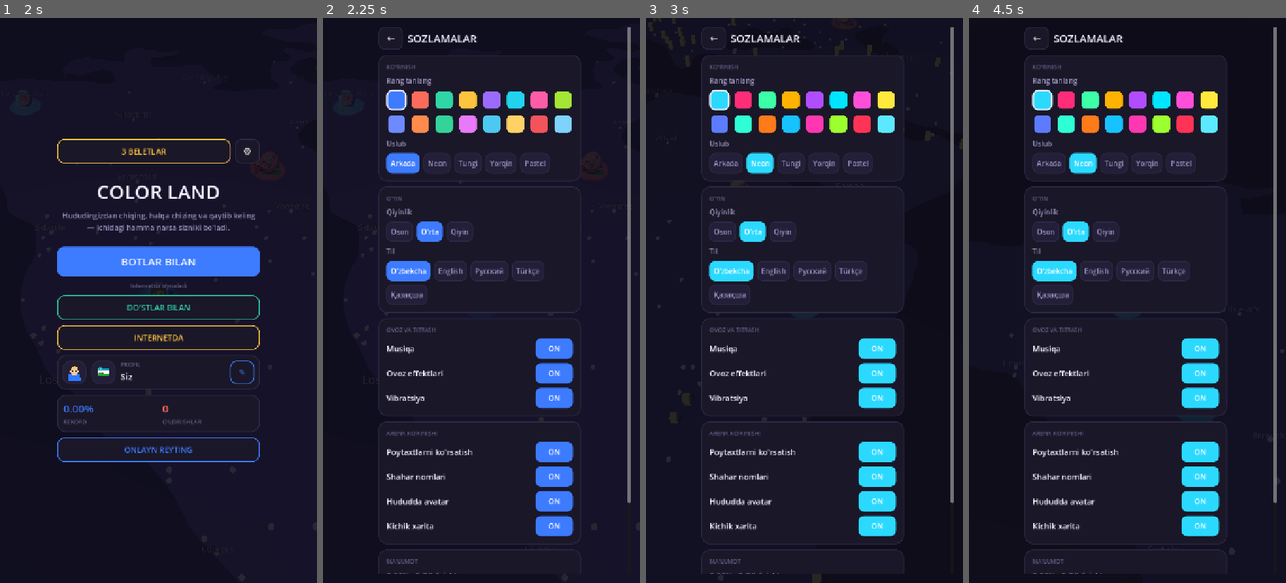
Above: before the commit, frames 1-4 (left to right).
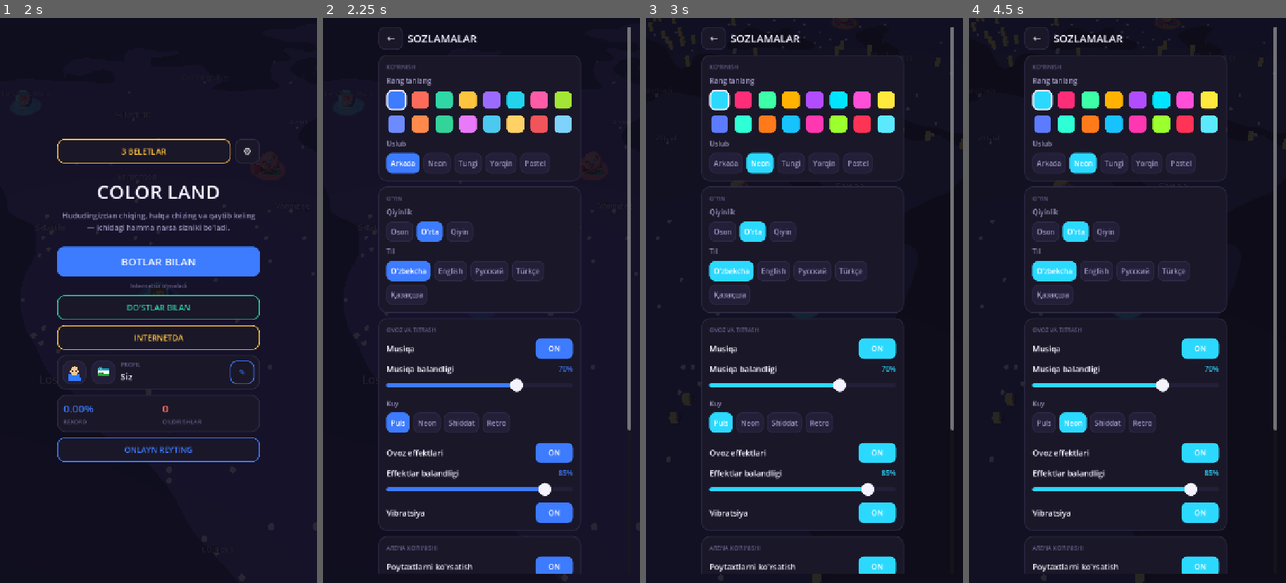
Above: after the commit, the same moments.

Repository: shogoyos-dotcom/birga
Game: Godot game, scene res://scenes/main.tscn
Same seed, same stepped clock (60 frames per second), same inputs: the game is played once before the commit and once after it. Sound files missing from this copy of the repository are replaced by a short silence.
Inputs (mouse positions are in pixels of both pictures, inside the frame that each line leads up to):
- Up to frame 1 (2 s): click "3 BELETLAR" at 0.5 s; click "←" at 1.25 s
- Up to frame 2 (2.25 s): click "⚙" at 2 s
- Up to frame 3 (3 s): click "Neon" at 2.75 s
- Up to frame 4 (4.5 s): click (1045, 424) at 3.5 s, where only the run after the commit has a clickable "Puls"; click "Neon" at 4.25 s

Frame 1 is identical in both runs. In frame 2, 5.6% of the frame differs, in the area x 17-98%, y 61-99%; in frame 3, 5.7%; in frame 4, 6.5%, in the area x 0-100%, y 0-100%.

Commit message:
Yangi musiqa, balandlik slayderlari va iOS eksporti
Musiqa butunlay qayta yozildi: eski chiptune o'rniga uchta kuy —
"Puls" (112 BPM), "Neon" (92 BPM) va "Shiddat" (140 BPM). Eskisi
"Retro" nomi bilan qoldi, jami to'rtta tanlov.

tool/make_music.py — additiv sintez (garmonikalar yig'indisi,
shuning uchun aliasing yo'q), ADSR konverti, sintez qilingan
baraban, aks-sado va FFT-reverb. Ikki o'lchov muhim bo'ldi:

  * Master EQ. Bassda quvvatning 77% i to'planardi, telefon
    karnayi esa 400 Gc dan pastini chiqarmaydi — kuy loyqa
    eshitilardi. EQ dan keyin taqsimot 40/27/24/4/5%.
  * tanh o'rniga limiter. tanh cho'qqilarni yanchib garmonik
    buzilish berardi; OGG dekodlashda cho'qqi 0.62 dan 1.03 ga
    chiqib kesilardi. Endi 0.87-0.91, buzilishsiz.

Halqa uzluksiz (reverb dumi boshiga qo'shiladi) va uchala kuy bir
xil balandlikka keltirilgan.

Balandlik: "Music" va "Sfx" avtobuslari qo'shildi
(default_bus_layout.tres). Miks har bir ovozning o'z volume_db
sida qoladi, o'yinchi sozlagan balandlik esa avtobusda — shuning
uchun slayder miksni buzmaydi. Foiz dB ga pow(level, 1.7) bilan
o'giriladi, 0% da avtobus o'chadi.

Slayderlar sozlamalar va pauza ekranlarida; kuy tanlovi
sozlamalarda, bosilganda darhol eshitiladi.

iOS: preset qo'shildi va tekshirildi — Xcode loyihasi Linux'da
ham to'liq yig'iladi, .ipa uchungina Mac kerak. Rasm tanlash iOS
qumsalonini hisobga oladi.

tools/audiotest.gd — 37 ta tekshiruv: avtobuslar, balandlik egri
chizig'i, kuy almashtirish, hamma faylning yuklanishi.

UiKit._grabber endi statik ro'yxatda saqlanmaydi: statik
o'zgaruvchidagi resurs chiqishda "hali ishlatilmoqda" deb
ogohlantirardi va 5 MB ushlab turardi.

Tekshirildi: 207 + 37 test, 30 ta o'yin (nosozlik yo'q, natijalar
o'zgarmagan), 36 qadamli interfeys sinovi, Linux eksporti ishga
tushdi, APK 28.0 MB imzolangan.

Co-Authored-By: Claude Opus 5 <noreply@anthropic.com>
Claude-Session: https://claude.ai/code/session_01VVczhdg6N5Lxf1gePGp9Q2

Diff:
--- a/color_land_3d/data/strings.json
+++ b/color_land_3d/data/strings.json
@@ -51,6 +51,8 @@
     "modeOnline": "Internetda",
     "modeOnlineHint": "Server manzili kerak",
     "music": "Musiqa",
+    "musicTrack": "Kuy",
+    "musicVolume": "Musiqa balandligi",
     "myPhoto": "Mening rasmim",
     "newRecord": "Yangi rekord!",
     "nickname": "Taxallus",
@@ -96,6 +98,7 @@
     "showCityNames": "Shahar nomlari",
     "showFlags": "Hududda avatar",
     "sound": "Ovoz effektlari",
+    "soundVolume": "Effektlar balandligi",
     "tabEmoji": "Emoji",
     "tabFigure": "Odam",
     "tabFlag": "Bayroq",
@@ -111,6 +114,10 @@
     "tickets": "Beletlar",
     "ticketsAdded": "Beletlar qo'shildi",
     "time": "Vaqt",
+    "trackNeon": "Neon",
+    "trackPulse": "Puls",
+    "trackRetro": "Retro",
+    "trackSprint": "Shiddat",
     "uploadPhoto": "Rasm yuklash",
     "vibration": "Vibratsiya",
     "watchAd": "Reklama ko'rish",
@@ -169,6 +176,8 @@
     "modeOnline": "Online",
     "modeOnlineHint": "Needs a server address",
     "music": "Music",
+    "musicTrack": "Track",
+    "musicVolume": "Music volume",
     "myPhoto": "My photo",
     "newRecord": "New record!",
     "nickname": "Nickname",
@@ -214,6 +223,7 @@
     "showCityNames": "City names",
     "showFlags": "Avatar on territory",
     "sound": "Sound effects",
+    "soundVolume": "Effects volume",
     "tabEmoji": "Emoji",
     "tabFigure": "Person",
     "tabFlag": "Flag",
@@ -229,6 +239,10 @@
     "tickets": "Tickets",
     "ticketsAdded": "Tickets added",
     "time": "Time",
+    "trackNeon": "Neon",
+    "trackPulse": "Pulse",
+    "trackRetro": "Retro",
+    "trackSprint": "Sprint",
     "uploadPhoto": "Upload a photo",
     "vibration": "Vibration",
     "watchAd": "Watch an ad",
@@ -287,6 +301,8 @@
     "modeOnline": "В интернете",
     "modeOnlineHint": "Нужен адрес сервера",
     "music": "Музыка",
+    "musicTrack": "Мелодия",
+    "musicVolume": "Громкость музыки",
     "myPhoto": "Моё фото",
     "newRecord": "Новый рекорд!",
     "nickname": "Никнейм",
@@ -332,6 +348,7 @@
     "showCityNames": "Названия городов",
     "showFlags": "Аватар на территории",
     "sound": "Звуковые эффекты",
+    "soundVolume": "Громкость эффектов",
     "tabEmoji": "Эмодзи",
     "tabFigure": "Человек",
     "tabFlag": "Флаг",
@@ -347,6 +364,10 @@
     "tickets": "Билеты",
     "ticketsAdded": "Билеты добавлены",
     "time": "Время",
+    "trackNeon": "Неон",
+    "trackPulse": "Пульс",
+    "trackRetro": "Ретро",
+    "trackSprint": "Рывок",
     "uploadPhoto": "Загрузить фото",
     "vibration": "Вибрация",
     "watchAd": "Посмотреть рекламу",
@@ -405,6 +426,8 @@
     "modeOnline": "İnternette",
     "modeOnlineHint": "Sunucu adresi gerekir",
     "music": "Müzik",
+    "musicTrack": "Parça",
+    "musicVolume": "Müzik sesi",
     "myPhoto": "Fotoğrafım",
     "newRecord": "Yeni rekor!",
     "nickname": "Takma ad",
@@ -450,6 +473,7 @@
     "showCityNames": "Şehir adları",
     "showFlags": "Bölgede avatar",
     "sound": "Ses efektleri",
+    "soundVolume": "Efekt sesi",
     "tabEmoji": "Emoji",
     "tabFigure": "Kişi",
     "tabFlag": "Bayrak",
@@ -465,6 +489,10 @@
     "tickets": "Biletler",
     "ticketsAdded": "Biletler eklendi",
     "time": "Süre",
+    "trackNeon": "Neon",
+    "trackPulse": "Nabız",
+    "trackRetro": "Retro",
+    "trackSprint": "Sprint",
     "uploadPhoto": "Fotoğraf yükle",
     "vibration": "Titreşim",
     "watchAd": "Reklam izle",
@@ -523,6 +551,8 @@
     "modeOnline": "Интернетте",
     "modeOnlineHint": "Сервер мекенжайы қажет",
     "music": "Музыка",
+    "musicTrack": "Әуен",
+    "musicVolume": "Музыка дыбысы",
     "myPhoto": "Менің суретім",
     "newRecord": "Жаңа рекорд!",
     "nickname": "Лақап ат",
@@ -568,6 +598,7 @@
     "showCityNames": "Қала атаулары",
     "showFlags": "Аумақта аватар",
     "sound": "Дыбыс эффектілері",
+    "soundVolume": "Эффект дыбысы",
     "tabEmoji": "Эмодзи",
     "tabFigure": "Адам",
     "tabFlag": "Жалау",
@@ -583,6 +614,10 @@
     "tickets": "Билеттер",
     "ticketsAdded": "Билеттер қосылды",
     "time": "Уақыт",
+    "trackNeon": "Неон",
+    "trackPulse": "Пульс",
+    "trackRetro": "Ретро",
+    "trackSprint": "Серпіліс",
     "uploadPhoto": "Сурет жүктеу",
     "vibration": "Діріл",
     "watchAd": "Жарнама көру",
--- /dev/null
+++ b/color_land_3d/default_bus_layout.tres
@@ -0,0 +1,15 @@
+[gd_resource type="AudioBusLayout" format=3]
+
+[resource]
+bus/1/name = &"Music"
+bus/1/solo = false
+bus/1/mute = false
+bus/1/bypass_fx = false
+bus/1/volume_db = 0.0
+bus/1/send = &"Master"
+bus/2/name = &"Sfx"
+bus/2/solo = false
+bus/2/mute = false
+bus/2/bypass_fx = false
+bus/2/volume_db = 0.0
+bus/2/send = &"Master"
--- a/color_land_3d/project.godot
+++ b/color_land_3d/project.godot
@@ -39,6 +39,13 @@
 textures/default_filters/anisotropic_filtering_level=0
 anti_aliasing/quality/msaa_3d=1
 
+[audio]
+
+; "Music" va "Sfx" avtobuslari — o'yinchi sozlagan balandlik shu
+; yerda qo'llanadi, miks esa har bir ovozning o'z `volume_db` sida
+; qoladi.
+buses/default_bus_layout="res://default_bus_layout.tres"
+
 [physics]
 
 common/physics_ticks_per_second=60
--- a/color_land_3d/scripts/app/audio.gd
+++ b/color_land_3d/scripts/app/audio.gd
@@ -3,8 +3,16 @@
 ## Ovoz effektlari, fon musiqasi va vibratsiya.
 ##
 ## Avtoyuklanadigan (autoload) tugun — har joydan `Audio.tap()` deb
-## chaqirsa bo'ladi. Fayllar `assets/audio/` da va kod bilan
-## yaratilgan (../color_land/tool/make_audio.py).
+## chaqirsa bo'ladi.
+##
+## Balandlik ikki qatlamda boshqariladi:
+##   * har bir ovozning o'z `volume_db` si — miksni muvozanatlaydi
+##     (masalan o'lim tovushi "tap" dan balandroq);
+##   * "Music" va "Sfx" avtobuslari — o'yinchi sozlagan balandlik.
+## Shuning uchun slayderni surish miksni buzmaydi.
+##
+## Fayllar `assets/audio/` da va kod bilan yaratilgan:
+## musiqa — `tool/make_music.py`, effektlar — `../color_land/tool/make_audio.py`.
 
 const SFX := {
 	"capture": "res://assets/audio/capture.ogg",
@@ -12,49 +20,183 @@
 	"death": "res://assets/audio/death.ogg",
 	"tap": "res://assets/audio/tap.ogg",
 }
-const MUSIC_PATH := "res://assets/audio/music.ogg"
+
+## Har bir effektning miksdagi o'rni (dB).
+const SFX_LEVEL := {
+	"capture": -5.0,
+	"kill": -6.0,
+	"death": -4.0,
+	"tap": -11.0,
+}
+
+## Tanlanadigan kuylar. `key` — `data/strings.json` dagi nom kaliti.
+const TRACKS: Array[Dictionary] = [
+	{
+		"id": "pulse",
+		"key": "trackPulse",
+		"path": "res://assets/audio/music_pulse.ogg",
+	},
+	{
+		"id": "neon",
+		"key": "trackNeon",
+		"path": "res://assets/audio/music_neon.ogg",
+	},
+	{
+		"id": "sprint",
+		"key": "trackSprint",
+		"path": "res://assets/audio/music_sprint.ogg",
+	},
+	{
+		"id": "retro",
+		"key": "trackRetro",
+		"path": "res://assets/audio/music.ogg",
+	},
+]
+
+const DEFAULT_TRACK := "pulse"
+
+## Avtobus nomlari.
+const MUSIC_BUS := "Music"
+const SFX_BUS := "Sfx"
+
+## 100% da avtobusning kuchaytirishi (dB). Musiqa fon bo'lib
+## tursin — shuning uchun effektlardan pastroq.
+const MUSIC_TRIM := -7.0
+const SFX_TRIM := -1.0
+
+## Kuy almashganda qancha vaqtda ko'tariladi (soniya).
+const FADE := 0.4
 
 var music_enabled := true
 var sound_enabled := true
 var vibration_enabled := true
 
+## 0..100. Noldan katta bo'lsa ham `music_enabled` o'chiq bo'lsa jim.
+var music_volume := 70
+var sound_volume := 85
+
+var track_id := DEFAULT_TRACK
+
 var _players: Dictionary = {}
 var _music: AudioStreamPlayer
+var _fade: Tween
 
 func _ready() -> void:
 	process_mode = Node.PROCESS_MODE_ALWAYS
+	_ensure_buses()
+
 	for key: String in SFX:
 		var player := AudioStreamPlayer.new()
 		player.stream = load(SFX[key])
-		player.volume_db = -6.0
+		player.volume_db = float(SFX_LEVEL.get(key, -6.0))
+		player.bus = SFX_BUS
 		add_child(player)
 		_players[key] = player
 
 	_music = AudioStreamPlayer.new()
-	var stream: AudioStream = load(MUSIC_PATH)
-	# Kuy uzluksiz takrorlansin.
-	if stream is AudioStreamOggVorbis:
-		(stream as AudioStreamOggVorbis).loop = true
-	_music.stream = stream
-	_music.volume_db = -14.0
+	_music.bus = MUSIC_BUS
 	add_child(_music)
+	_load_track(track_id)
+	_push_volumes()
+
+## Avtobuslar `default_bus_layout.tres` dan keladi. Agar u biron
+## sababdan yuklanmasa, o'yin ovozsiz qolmasin — shu yerda yaratiladi.
+func _ensure_buses() -> void:
+	for name: String in [MUSIC_BUS, SFX_BUS]:
+		if AudioServer.get_bus_index(name) >= 0:
+			continue
+		var index := AudioServer.bus_count
+		AudioServer.add_bus(index)
+		AudioServer.set_bus_name(index, name)
+		AudioServer.set_bus_send(index, "Master")
 
 ## Sozlamalarni qo'llaydi.
-func apply(music: bool, sound: bool, vibration: bool) -> void:
-	sound_enabled = sound
-	vibration_enabled = vibration
-	set_music_enabled(music)
+func apply(store: SettingsStore) -> void:
+	sound_enabled = store.sound_enabled
+	vibration_enabled = store.vibration_enabled
+	music_volume = store.music_volume
+	sound_volume = store.sound_volume
+	_push_volumes()
+	set_track(store.music_track)
+	set_music_enabled(store.music_enabled)
 
 func set_music_enabled(value: bool) -> void:
 	music_enabled = value
 	if value:
 		if not _music.playing:
 			_music.play()
+			_fade_in()
 	else:
 		_music.stop()
 
+## Kuyni almashtiradi. O'ynab turgan bo'lsa yangisi yumshoq ko'tariladi.
+func set_track(id: String) -> void:
+	if id == track_id:
+		return
+	_load_track(id)
+	if music_enabled:
+		_music.play()
+		_fade_in()
+
+func _load_track(id: String) -> void:
+	var path := ""
+	for track: Dictionary in TRACKS:
+		if track["id"] == id:
+			path = track["path"]
+			break
+	if path.is_empty():
+		id = DEFAULT_TRACK
+		path = TRACKS[0]["path"]
+	track_id = id
+	var stream: AudioStream = load(path)
+	# Kuy uzluksiz takrorlansin.
+	if stream is AudioStreamOggVorbis:
+		(stream as AudioStreamOggVorbis).loop = true
+	_music.stream = stream
+
+func _fade_in() -> void:
+	if _fade != null and _fade.is_valid():
+		_fade.kill()
+	_music.volume_db = -24.0
+	_fade = create_tween()
+	_fade.tween_property(_music, "volume_db", 0.0, FADE)
+
+## Musiqa balandligi (0..100).
+func set_music_volume(percent: int) -> void:
+	music_volume = clampi(percent, 0, 100)
+	_push_volumes()
+
+## Effektlar balandligi (0..100).
+func set_sound_volume(percent: int) -> void:
+	sound_volume = clampi(percent, 0, 100)
+	_push_volumes()
+
+func _push_volumes() -> void:
+	_set_bus(MUSIC_BUS, music_volume, MUSIC_TRIM)
+	_set_bus(SFX_BUS, sound_volume, SFX_TRIM)
+
+func _set_bus(name: String, percent: int, trim: float) -> void:
+	var index := AudioServer.get_bus_index(name)
+	if index < 0:
+		return
+	var level := clampf(percent / 100.0, 0.0, 1.0)
+	AudioServer.set_bus_mute(index, level <= 0.0)
+	if level <= 0.0:
+		return
+	# Daraja kvadratga yaqin egri chiziq bilan o'giriladi — slayder
+	# o'rtasida ovoz "yarmi" bo'lib eshitiladi.
+	AudioServer.set_bus_volume_db(index, linear_to_db(pow(level, 1.7)) + trim)
+
+func _exit_tree() -> void:
+	# Tugun daraxtdan chiqqanda o'ynab turgan oqim AudioServer'da
+	# osilib qolmasin. (Ilova to'liq yopilganda Godot baribir
+	# "leaked instance" deb ogohlantiradi — bu dvigatelning o'z
+	# yopilish tartibi, o'zgarishdan oldin ham shunaqa edi.)
+	if _music != null and _music.playing:
+		_music.stop()
+
 func _play(key: String) -> void:
-	if not sound_enabled:
+	if not sound_enabled or sound_volume <= 0:
 		return
 	var player: AudioStreamPlayer = _players.get(key)
 	if player != null:
--- a/color_land_3d/scripts/app/settings_store.gd
+++ b/color_land_3d/scripts/app/settings_store.gd
@@ -133,6 +133,21 @@
 	get: return bool(_read("vibration", true))
 	set(value): _write("vibration", value)
 
+## Musiqa balandligi, 0..100.
+var music_volume: int:
+	get: return clampi(int(_read("music_volume", 70)), 0, 100)
+	set(value): _write("music_volume", clampi(value, 0, 100))
+
+## Ovoz effektlari balandligi, 0..100.
+var sound_volume: int:
+	get: return clampi(int(_read("sound_volume", 85)), 0, 100)
+	set(value): _write("sound_volume", clampi(value, 0, 100))
+
+## Tanlangan kuy: "pulse", "neon", "sprint" yoki "retro".
+var music_track: String:
+	get: return str(_read("music_track", "pulse"))
+	set(value): _write("music_track", value)
+
 # ——— Tarmoq ———
 
 ## Oxirgi kiritilgan xona manzili (mahalliy tarmoq).
--- a/color_land_3d/scripts/render/game_view.gd
+++ b/color_land_3d/scripts/render/game_view.gd
@@ -83,8 +83,7 @@
 	Strings.set_language(store.language if not store.language.is_empty()
 		else Strings.detect_language())
 	Palette.set_theme(store.theme_id)
-	Audio.apply(store.music_enabled, store.sound_enabled,
-		store.vibration_enabled)
+	Audio.apply(store)
 
 	ui.setup(store)
 	if _server_mode():
--- a/color_land_3d/scripts/ui/image_picker.gd
+++ b/color_land_3d/scripts/ui/image_picker.gd
@@ -9,6 +9,11 @@
 ##
 ## Tizimning o'z oynasi bo'lsa (Android, ish stoli) o'sha ishlatiladi;
 ## bo'lmasa o'yin ichidagi oddiy fayl oynasi ochiladi.
+##
+## iOS da Godot tizim oynasini bermaydi va ilova o'z "qumsaloni"dan
+## tashqariga chiqolmaydi, shuning uchun u yerda ilovaning o'z hujjatlar
+## papkasi ochiladi (Files ilovasi orqali rasm tashlab qo'yiladi).
+## Haqiqiy fotosurat kutubxonasi uchun alohida plagin kerak.
 
 ## Saqlanadigan rasm tomoni (piksel). Atlasdagi katak bilan bir xil.
 const SIZE := 192
@@ -62,8 +67,12 @@
 
 ## Oyna ochiladigan papka.
 static func start_dir() -> String:
-	if OS.get_name() == "Android":
-		return "/storage/emulated/0"
+	match OS.get_name():
+		"Android":
+			return "/storage/emulated/0"
+		"iOS":
+			# Qumsalondan tashqarisi baribir ko'rinmaydi.
+			return OS.get_user_data_dir()
 	var pictures := OS.get_system_dir(OS.SYSTEM_DIR_PICTURES)
 	return pictures if not pictures.is_empty() else OS.get_user_data_dir()
 
--- a/color_land_3d/scripts/ui/screens.gd
+++ b/color_land_3d/scripts/ui/screens.gd
@@ -285,12 +285,35 @@
 			store.music_enabled = value
 			Audio.set_music_enabled(value)
 			_rebuild(), _accent()))
+	# Balandlik — slayder bilan. O'yindan chiqmasdan darhol eshitiladi.
+	audio_box.add_child(UiKit.slider_row(Strings.t("musicVolume"),
+		store.music_volume, func(value: int) -> void:
+			store.music_volume = value
+			Audio.set_music_volume(value), _accent()))
+	# Kuy tanlovi — bosilganda darhol o'ynaydi, shunda eshitib tanlanadi.
+	audio_box.add_child(UiKit.label(Strings.t("musicTrack"), 15,
+		UiKit.TEXT_DIM, HORIZONTAL_ALIGNMENT_LEFT))
+	audio_box.add_child(UiKit.chips(_track_names(), _track_index(),
+		func(index: int) -> void:
+			var id: String = Audio.TRACKS[index]["id"]
+			store.music_track = id
+			if not store.music_enabled:
+				store.music_enabled = true
+				Audio.set_music_enabled(true)
+			Audio.set_track(id)
+			_rebuild(), _accent()))
+	audio_box.add_child(UiKit.spacer(2))
 	audio_box.add_child(UiKit.switch_row(Strings.t("sound"),
 		store.sound_enabled, func(value: bool) -> void:
 			store.sound_enabled = value
 			Audio.sound_enabled = value
 			Audio.tap()
 			_rebuild(), _accent()))
+	audio_box.add_child(UiKit.slider_row(Strings.t("soundVolume"),
+		store.sound_volume, func(value: int) -> void:
+			store.sound_volume = value
+			Audio.set_sound_volume(value)
+			Audio.tap(), _accent()))
 	audio_box.add_child(UiKit.switch_row(Strings.t("vibration"),
 		store.vibration_enabled, func(value: bool) -> void:
 			store.vibration_enabled = value
@@ -373,6 +396,19 @@
 	box.add_child(data)
 	return root
 
+## Kuylar nomi — tanlov chiplari uchun.
+func _track_names() -> PackedStringArray:
+	var names := PackedStringArray()
+	for track: Dictionary in Audio.TRACKS:
+		names.append(Strings.t(track["key"]))
+	return names
+
+func _track_index() -> int:
+	for i in Audio.TRACKS.size():
+		if Audio.TRACKS[i]["id"] == store.music_track:
+			return i
+	return 0
+
 func _header(title: String, on_back: Callable) -> Control:
 	var row := HBoxContainer.new()
 	row.add_theme_constant_override("separation", 10)
@@ -735,12 +771,21 @@
 			store.music_enabled = value
 			Audio.set_music_enabled(value)
 			_rebuild(), _accent()))
+	inner.add_child(UiKit.slider_row(Strings.t("musicVolume"),
+		store.music_volume, func(value: int) -> void:
+			store.music_volume = value
+			Audio.set_music_volume(value), _accent()))
 	inner.add_child(UiKit.switch_row(Strings.t("sound"), store.sound_enabled,
 		func(value: bool) -> void:
 			store.sound_enabled = value
 			Audio.sound_enabled = value
 			Audio.tap()
 			_rebuild(), _accent()))
+	inner.add_child(UiKit.slider_row(Strings.t("soundVolume"),
+		store.sound_volume, func(value: int) -> void:
+			store.sound_volume = value
+			Audio.set_sound_volume(value)
+			Audio.tap(), _accent()))
 	inner.add_child(UiKit.switch_row(Strings.t("vibration"),
 		store.vibration_enabled, func(value: bool) -> void:
 			store.vibration_enabled = value
--- a/color_land_3d/scripts/ui/ui_kit.gd
+++ b/color_land_3d/scripts/ui/ui_kit.gd
@@ -180,6 +180,80 @@
 	row.add_child(toggle)
 	return row
 
+## Dumaloq "tutqich" teksturasi — slayder uchun.
+##
+## Statik ro'yxatda saqlanmaydi: statik o'zgaruvchidagi resurs
+## ilova yopilguncha turib qoladi va Godot chiqishda "resurs hali
+## ishlatilmoqda" deb ogohlantiradi. 30x30 piksel esa shunchalik
+## arzon — har slayderga qayta yasash muammo emas.
+static func _grabber(color: Color, size: int = 30) -> ImageTexture:
+	var image := Image.create(size, size, false, Image.FORMAT_RGBA8)
+	image.fill(Color(0, 0, 0, 0))
+	var r := size * 0.5
+	for y in size:
+		for x in size:
+			var d := Vector2(x + 0.5 - r, y + 0.5 - r).length()
+			# Chetida bir piksel yumshoq o'tish — "zinapoya" ko'rinmaydi.
+			var alpha := clampf(r - d, 0.0, 1.0)
+			if alpha <= 0.0:
+				continue
+			var tint := color if d < r - 4.0 else color.lightened(0.25)
+			image.set_pixel(x, y, Color(tint.r, tint.g, tint.b, alpha))
+	return ImageTexture.create_from_image(image)
+
+## Balandlik kabi sonli sozlama uchun slayder qatori.
+##
+## `on_change` har qadamda chaqiriladi — ovoz darhol o'zgaradi.
+## Qadam 5% bo'lgani uchun bir surishda 20 tadan ko'p chaqiriq
+## bo'lmaydi, shuning uchun sozlamani shu yerda saqlash ham arzon.
+static func slider_row(title: String, value: int, on_change: Callable,
+		accent: Color = BLUE, step: int = 5) -> VBoxContainer:
+	var box := VBoxContainer.new()
+	box.add_theme_constant_override("separation", 4)
+
+	var head := HBoxContainer.new()
+	head.add_theme_constant_override("separation", 8)
+	var name_label := label(title, 18, TEXT if value > 0 else TEXT_DIM,
+		HORIZONTAL_ALIGNMENT_LEFT)
+	name_label.size_flags_horizontal = Control.SIZE_EXPAND_FILL
+	head.add_child(name_label)
+	var value_label := label("%d%%" % value, 16,
+		accent if value > 0 else TEXT_FAINT, HORIZONTAL_ALIGNMENT_RIGHT)
+	value_label.custom_minimum_size = Vector2(54, 0)
+	head.add_child(value_label)
+	box.add_child(head)
+
+	var slider := HSlider.new()
+	slider.min_value = 0
+	slider.max_value = 100
+	slider.step = step
+	slider.value = value
+	slider.custom_minimum_size = Vector2(0, 40)
+	# Barmoq uchun kengroq ushlash maydoni.
+	slider.add_theme_constant_override("center_grabber", 1)
+	slider.add_theme_constant_override("grabber_offset", 0)
+	var rail := style(SURFACE, 5, 0, 0)
+	rail.content_margin_top = 5
+	rail.content_margin_bottom = 5
+	slider.add_theme_stylebox_override("slider", rail)
+	var filled := style(accent, 5, 0, 0)
+	filled.content_margin_top = 5
+	filled.content_margin_bottom = 5
+	slider.add_theme_stylebox_override("grabber_area", filled)
+	slider.add_theme_stylebox_override("grabber_area_highlight", filled)
+	for key: String in ["grabber", "grabber_highlight", "grabber_disabled"]:
+		slider.add_theme_icon_override(key, _grabber(TEXT))
+	slider.value_changed.connect(func(new_value: float) -> void:
+		var percent := int(new_value)
+		value_label.text = "%d%%" % percent
+		value_label.add_theme_color_override("font_color",
+			accent if percent > 0 else TEXT_FAINT)
+		name_label.add_theme_color_override("font_color",
+			TEXT if percent > 0 else TEXT_DIM)
+		on_change.call(percent))
+	box.add_child(slider)
+	return box
+
 ## Rang tanlash katakchasi.
 static func color_chip(index: int, selected: bool,
 		on_tap: Callable) -> Button:
--- /dev/null
+++ b/color_land_3d/tools/audiotest.gd
@@ -0,0 +1,100 @@
+extends SceneTree
+
+## Ovoz tizimini tekshiradi: avtobuslar, balandlik egri chizig'i,
+## kuy almashtirish va hamma fayl yuklanishi.
+##
+##   godot --headless --path . --script res://tools/audiotest.gd
+
+var _fails := 0
+var _checks := 0
+
+func _check(ok: bool, what: String) -> void:
+	_checks += 1
+	if not ok:
+		_fails += 1
+		print("  XATO: %s" % what)
+
+func _initialize() -> void:
+	# Avtoyuklangan tugunlar birinchi kadrda paydo bo'ladi, shuning
+	# uchun tekshiruv `_process` da.
+	pass
+
+func _process(_delta: float) -> bool:
+	var audio := root.get_node("/root/Audio")
+	_check(audio != null, "Audio avtoyuklandi")
+	if audio == null:
+		quit(1)
+		return true
+
+	# Avtobuslar bormi.
+	var music_bus := AudioServer.get_bus_index("Music")
+	var sfx_bus := AudioServer.get_bus_index("Sfx")
+	_check(music_bus > 0, "Music avtobusi bor")
+	_check(sfx_bus > 0, "Sfx avtobusi bor")
+	_check(AudioServer.get_bus_send(music_bus) == "Master",
+		"Music -> Master ga uzatiladi")
+
+	# Hamma kuy yuklanadimi va halqaga qo'yiladimi.
+	for track: Dictionary in audio.TRACKS:
+		var stream: AudioStream = load(track["path"])
+		_check(stream != null, "kuy yuklandi: %s" % track["id"])
+		if stream is AudioStreamOggVorbis:
+			_check(stream.get_length() > 10.0,
+				"kuy 10 soniyadan uzun: %s" % track["id"])
+
+	# Kuy almashadimi.
+	for track: Dictionary in audio.TRACKS:
+		audio.set_track(track["id"])
+		_check(audio.track_id == track["id"],
+			"tanlangan kuy: %s" % track["id"])
+	# Noma'lum nom standart kuyga tushadi.
+	audio.set_track("yoq-bunaqa-kuy")
+	_check(audio.track_id == audio.DEFAULT_TRACK,
+		"noma'lum kuy standartga tushdi")
+
+	# Balandlik: 0 da jim, 100 da eng baland, oraliq o'sib boradi.
+	audio.set_music_volume(0)
+	_check(AudioServer.is_bus_mute(music_bus), "0% da jim")
+	var last := -200.0
+	for percent: int in [5, 25, 50, 75, 100]:
+		audio.set_music_volume(percent)
+		var db := AudioServer.get_bus_volume_db(music_bus)
+		_check(not AudioServer.is_bus_mute(music_bus),
+			"%d%% da jim emas" % percent)
+		_check(db > last, "%d%% oldingisidan baland" % percent)
+		last = db
+	_check(is_equal_approx(AudioServer.get_bus_volume_db(music_bus),
+		audio.MUSIC_TRIM), "100% da kuchaytirish = MUSIC_TRIM")
+
+	audio.set_sound_volume(0)
+	_check(AudioServer.is_bus_mute(sfx_bus), "effektlar 0% da jim")
+	audio.set_sound_volume(85)
+	_check(not AudioServer.is_bus_mute(sfx_bus), "effektlar 85% da ochiq")
+
+	# Chegaradan chiqqan qiymat qisiladi.
+	audio.set_music_volume(500)
+	_check(audio.music_volume == 100, "100 dan oshmaydi")
+	audio.set_music_volume(-20)
+	_check(audio.music_volume == 0, "0 dan tushmaydi")
+
+	# Sozlamalar bilan to'liq qo'llash.
+	var store := SettingsStore.load_store()
+	store.music_volume = 40
+	store.sound_volume = 60
+	store.music_track = "neon"
+	store.music_enabled = true
+	audio.apply(store)
+	_check(audio.music_volume == 40, "sozlamadan musiqa balandligi")
+	_check(audio.sound_volume == 60, "sozlamadan effekt balandligi")
+	_check(audio.track_id == "neon", "sozlamadan kuy")
+	_check(audio.music_enabled, "sozlamadan musiqa yoqildi")
+
+	# Tekshiruv tugadi — oqim ochiq qolmasin.
+	audio.set_music_enabled(false)
+
+	if _fails == 0:
+		print("Ovoz tizimi joyida: %d ta tekshiruv" % _checks)
+	else:
+		print("%d ta tekshiruvdan %d tasi yiqildi" % [_checks, _fails])
+	quit(1 if _fails > 0 else 0)
+	return true
Not shown, added: color_land_3d/assets/audio/music_neon.ogg.import
Not shown, added: color_land_3d/assets/audio/music_pulse.ogg.import
Not shown, added: color_land_3d/assets/audio/music_sprint.ogg.import
Not shown, changed: color_land_3d/export_presets.cfg
Not shown, added: color_land_3d/tools/audiotest.gd.uid
Not shown, changed: color_land_3d/README.md
Not shown, added: color_land_3d/assets/audio/music_neon.ogg
Not shown, added: color_land_3d/assets/audio/music_pulse.ogg
Not shown, added: color_land_3d/assets/audio/music_sprint.ogg
Not shown, added: color_land_3d/tool/make_music.py
